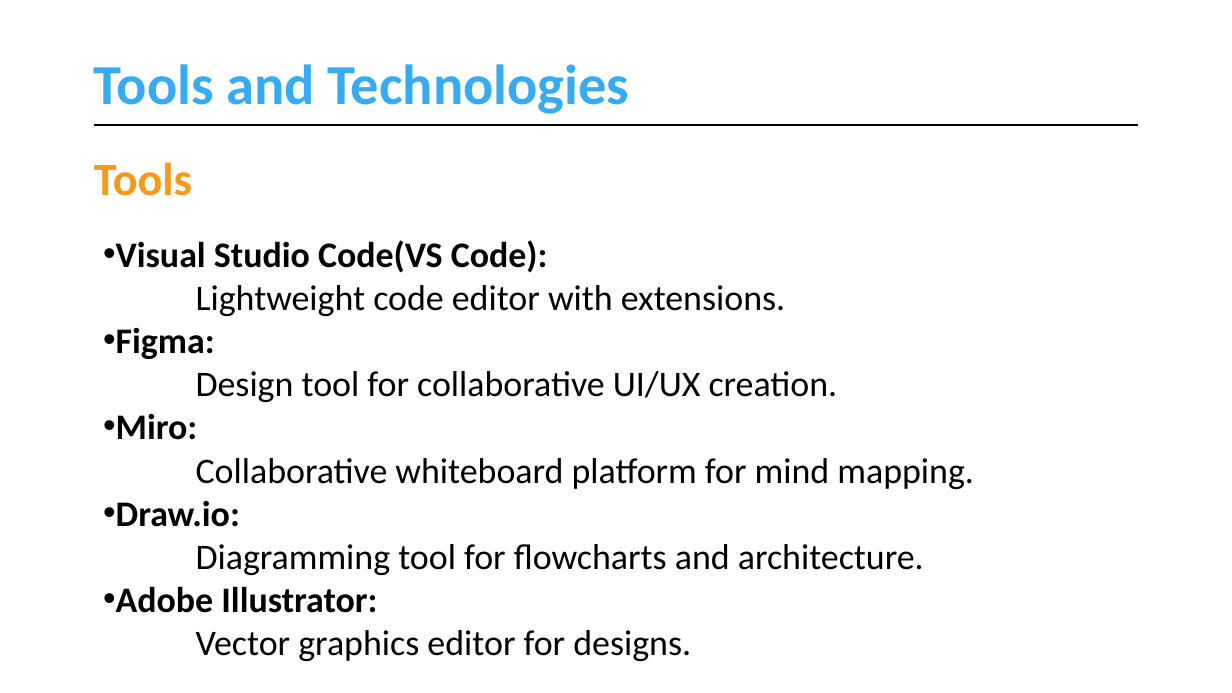
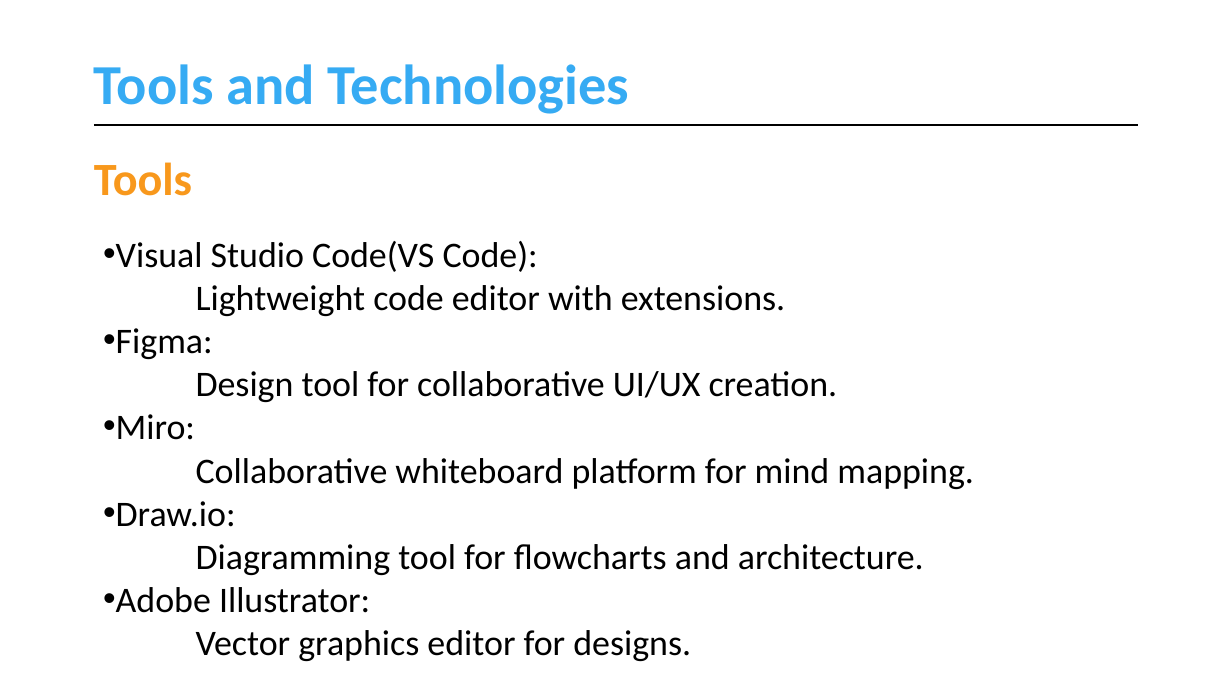
Before and after one commit to muhammadahsanmirza/fyp-constituency-connect, a slide deck: slide 22 of 4- Idea Evaluation/Idea Evaluation Slides (Filled).pptx. Drawn at 1232x693 pixels with LibreOffice and Linux fonts; fonts in the diff are those of the drawing. Boxes give left, top, right and bottom in pixels: in the first picture for what was removed or moved away, otherwise in the second. Text is boxed around its words. In the diff, an @@ line names an element or a change of style, - is before the commit and + after.

Commit message:
Update Tools and Technologies

```diff
--- a/4- Idea Evaluation/Idea Evaluation Slides (Filled).pptx
+++ b/4- Idea Evaluation/Idea Evaluation Slides (Filled).pptx
@@ text "Visual Studio Code(VS Code): Lightweight ..." at bbox=[116, 241, 974, 661]: bold off in "Visual Studio Code(VS Code):", "Figma:", "Miro:", "Draw.io:" and 1 more places @@
```
Also in this commit, not shown: 2 other slides changed.
